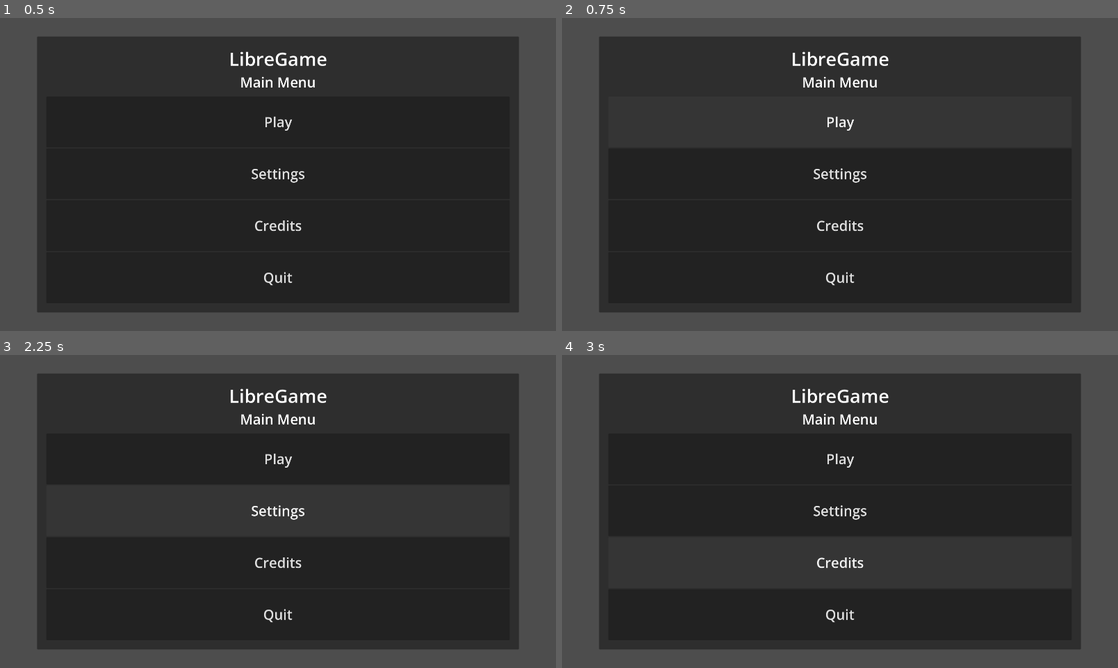
Above: before the commit, frames 1-4 (two rows, left to right).
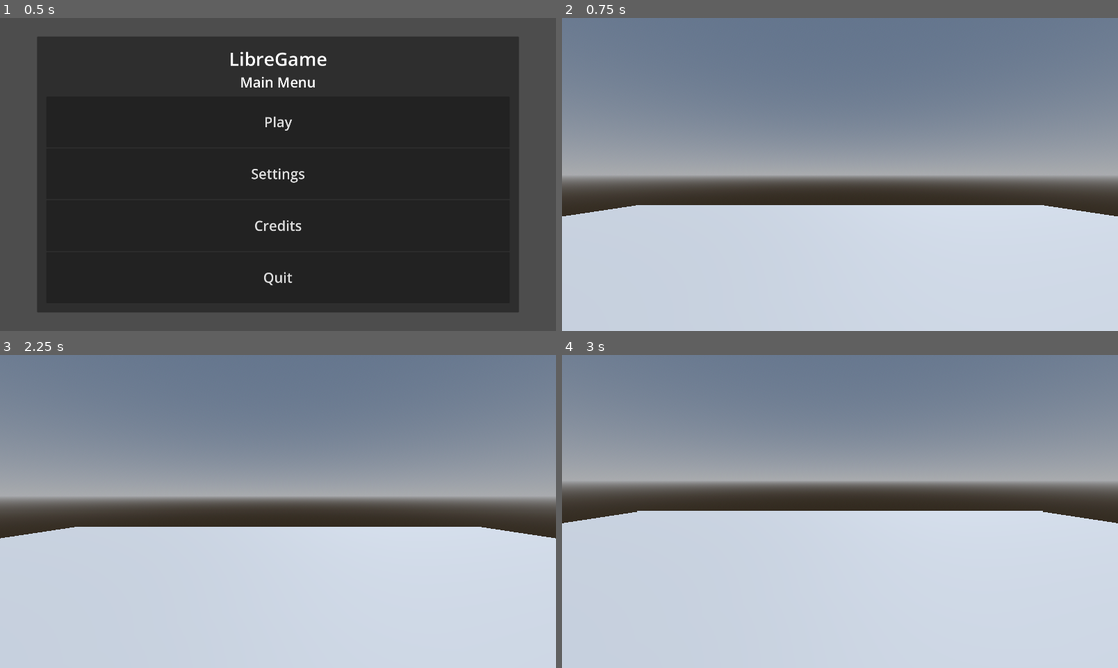
Above: after the commit, the same moments.

Repository: LibreGamesFoundation/LibreGame-Template
Game: Godot game, scene res://scenes/template/3D/Main3D.tscn
Same seed, same stepped clock (60 frames per second), same inputs: the game is played once before the commit and once after it.
Inputs (mouse positions are in pixels of both pictures, inside the frame that each line leads up to):
- Up to frame 1 (0.5 s): no input
- Up to frame 2 (0.75 s): click "Play" at 0.5 s
- Up to frame 3 (2.25 s): click (278, 458) at 1.25 s, where only the run before the commit has a clickable "Play"; click (278, 511) at 2 s, where only the run before the commit has a clickable "Settings"
- Up to frame 4 (3 s): click (840, 561) at 2.75 s, where only the run before the commit has a clickable "Credits"

Frame 1 is identical in both runs. In frame 2, 96% of the frame differs, in the area x 0-100%, y 0-100%; in frame 3, 94%; in frame 4, 96%.

Commit message:
fix: Unique

Diff:
--- a/scenes/template/3D/Main3D.tscn
+++ b/scenes/template/3D/Main3D.tscn
@@ -1,6 +1,7 @@
 [gd_scene format=3 uid="uid://cog2rtg4qdbd4"]
 
 [ext_resource type="Script" uid="uid://buwg0njnhuk42" path="res://scenes/template/3D/main_3d.gd" id="1_nafyr"]
+[ext_resource type="Script" uid="uid://57pb7pn0qor6" path="res://scenes/template/3D/menu_root.gd" id="2_rnke2"]
 [ext_resource type="Theme" uid="uid://bqdt1tfgaool7" path="res://scenes/user_interface/main_menu.theme" id="2_rs2bc"]
 
 [node name="Main3D" type="Node" unique_id=449132892]
@@ -25,6 +26,7 @@
 grow_horizontal = 2
 grow_vertical = 2
 mouse_filter = 2
+script = ExtResource("2_rnke2")
 
 [node name="MarginContainer" type="MarginContainer" parent="MenuLayer/MenuRoot" unique_id=35740246]
 layout_mode = 1
@@ -42,6 +44,7 @@
 layout_mode = 2
 
 [node name="MarginContainer" type="MarginContainer" parent="MenuLayer/MenuRoot/MarginContainer/PanelContainer" unique_id=924023012]
+unique_name_in_owner = true
 layout_mode = 2
 theme_override_constants/margin_left = 32
 theme_override_constants/margin_top = 32
